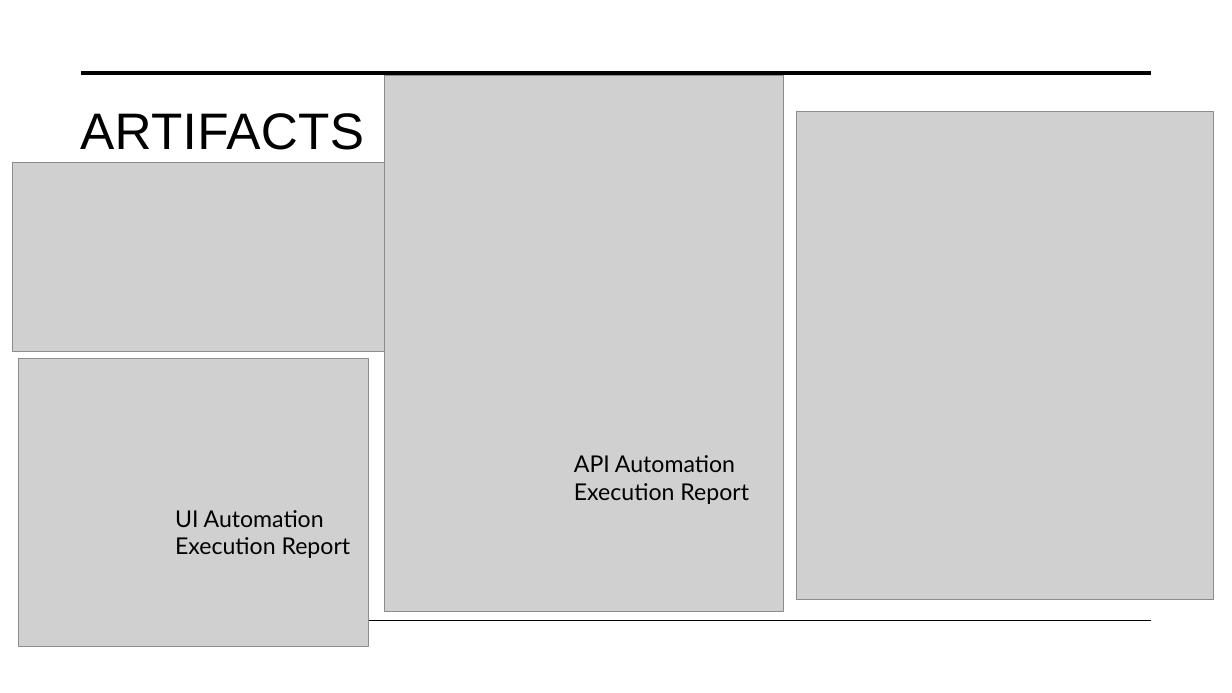
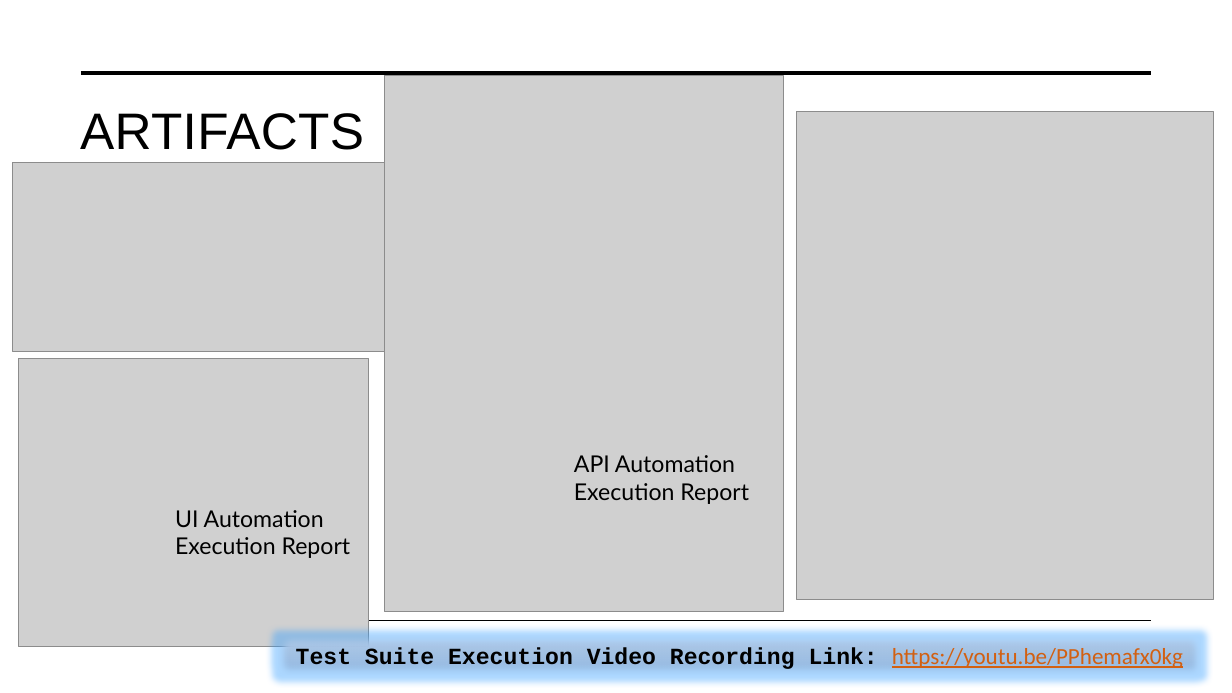
Before and after one commit to rasoolmohammedy/internetherokuapp, a slide deck: slide 5 of AutomationFramewokTaskAssignmentSubmission.pptx. Drawn at 1232x693 pixels with LibreOffice and Linux fonts; fonts in the diff are those of the drawing; grey boxes stand for pictures. Boxes give left, top, right and bottom in pixels: in the first picture for what was removed or moved away, otherwise in the second. Text is boxed around its words. In the diff, an @@ line names an element or a change of style, - is before the commit and + after.

Commit message:
Updating README.md file with Technology Stack and Suite Execution Video Link

```diff
--- a/AutomationFramewokTaskAssignmentSubmission.pptx
+++ b/AutomationFramewokTaskAssignmentSubmission.pptx
@@ rounded rectangle added at (x1=278, y1=636, x2=1202, y2=675), fill gradient #B1CBE9 to #A3C1E5 to #93B9E4, 18 pt, text #000000, bold @@
+Test Suite Execution Video Recording Link: https://youtu.be/PPhemafx0kg
```
Also in this commit, not shown: 1 other slide changed, 1 other file.
